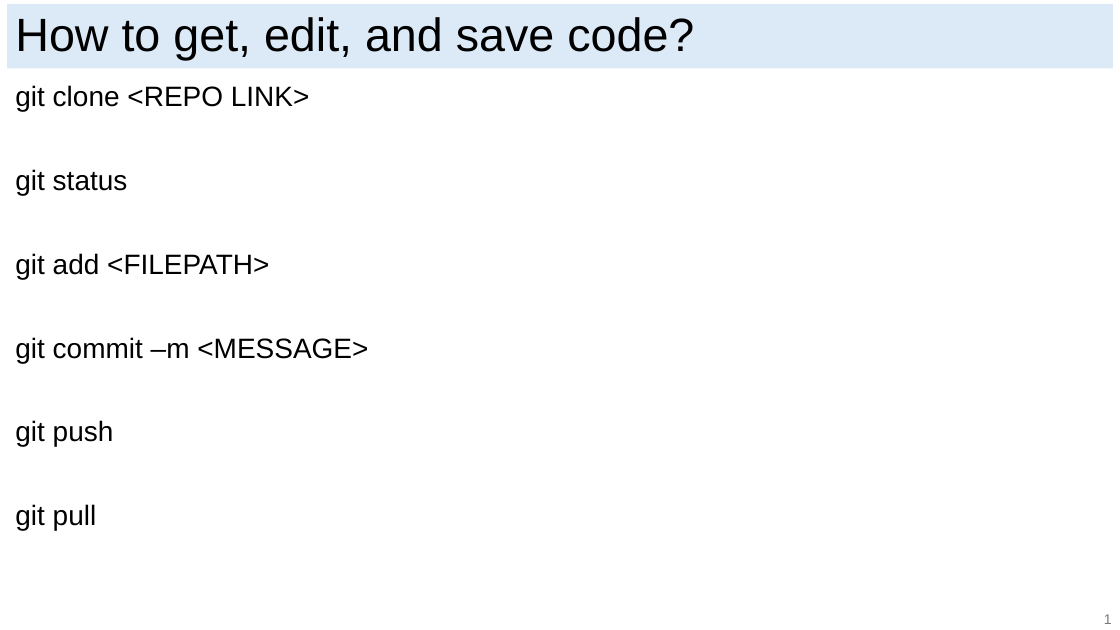
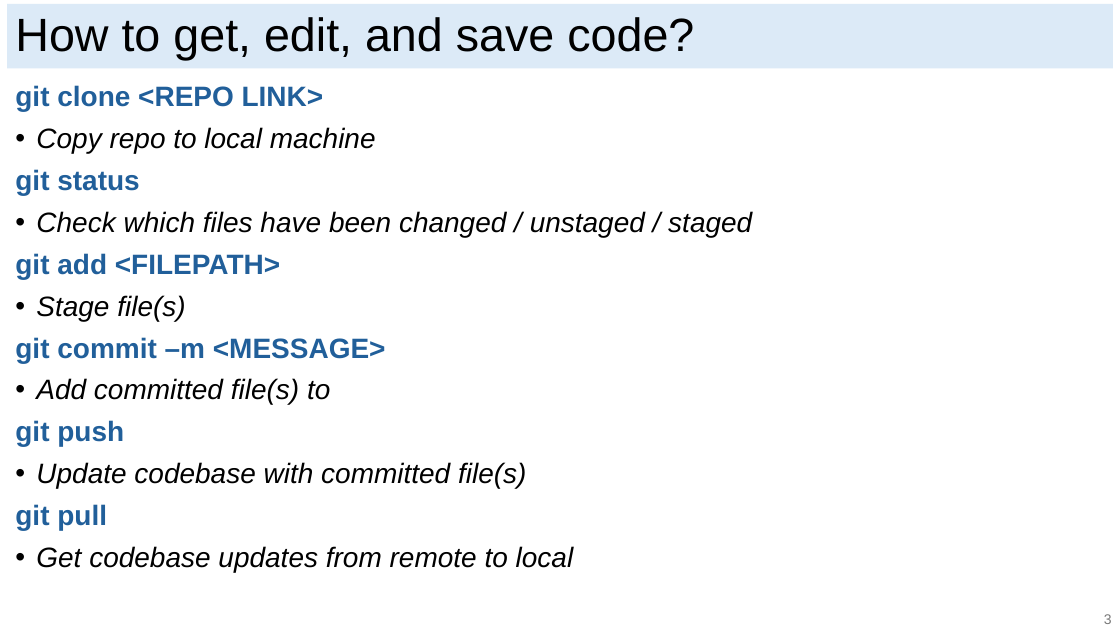
Before and after one commit to ericjmei/git_python_workshop, a slide deck: slide 6 of slides/git_slides.pptx. Drawn at 1120x630 pixels with LibreOffice and Linux fonts; fonts in the diff are those of the drawing. Boxes give left, top, right and bottom in pixels: in the first picture for what was removed or moved away, otherwise in the second. Text is boxed around its words. In the diff, an @@ line names an element or a change of style, - is before the commit and + after.

```diff
--- a/slides/git_slides.pptx
+++ b/slides/git_slides.pptx
@@ text at (15,85,386,530): text colour #000000 to #215F9A, bold on in "git clone <REPO LINK>", "git status", "git add <FILEPATH>", "git commit –m <MESSAGE>" and 2 more places @@
@@ text at (36,127,376,153): paragraph added @@
+• Copy repo to local machine
@@ text at (36,211,752,237): paragraph added @@
+• Check which files have been changed / unstaged / staged
@@ text at (36,295,185,321): paragraph added @@
+• Stage file(s)
@@ text at (36,378,330,405): paragraph added @@
+• Add committed file(s) to
@@ text at (36,462,526,488): paragraph added @@
+• Update codebase with committed file(s)
@@ text at (36,546,574,572): paragraph added @@
+• Get codebase updates from remote to local
@@ text at (1104,614,1112,624): text changed @@
-1
+3
```
Also in this commit, not shown: 4 other slides changed.
